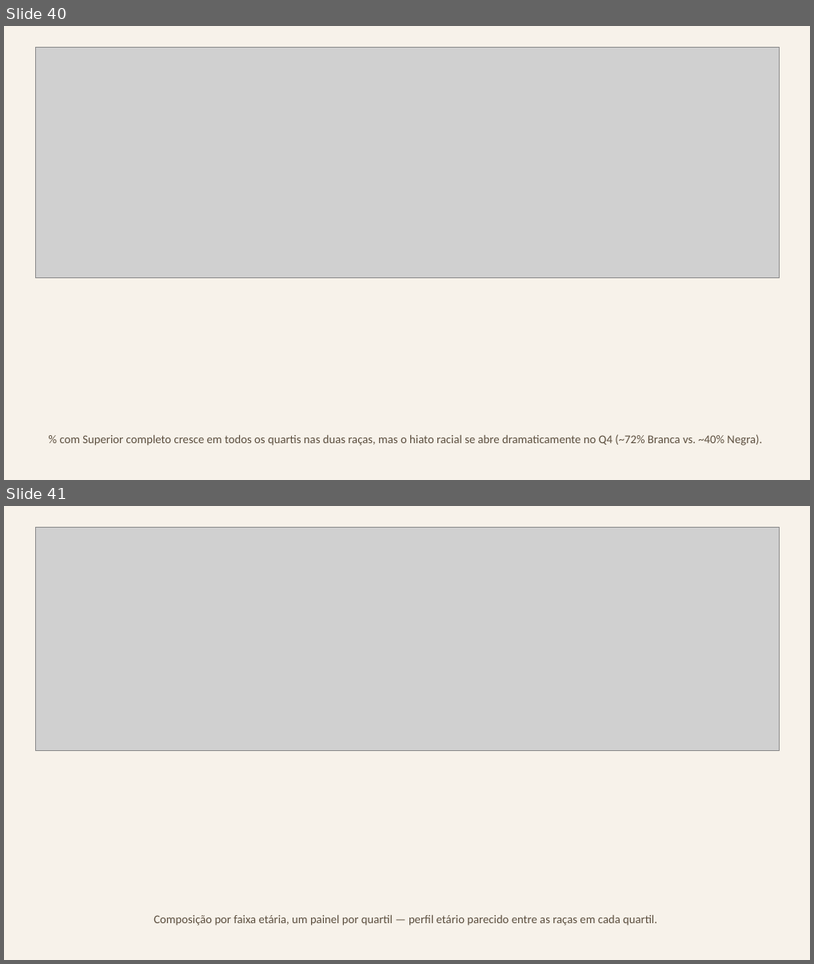
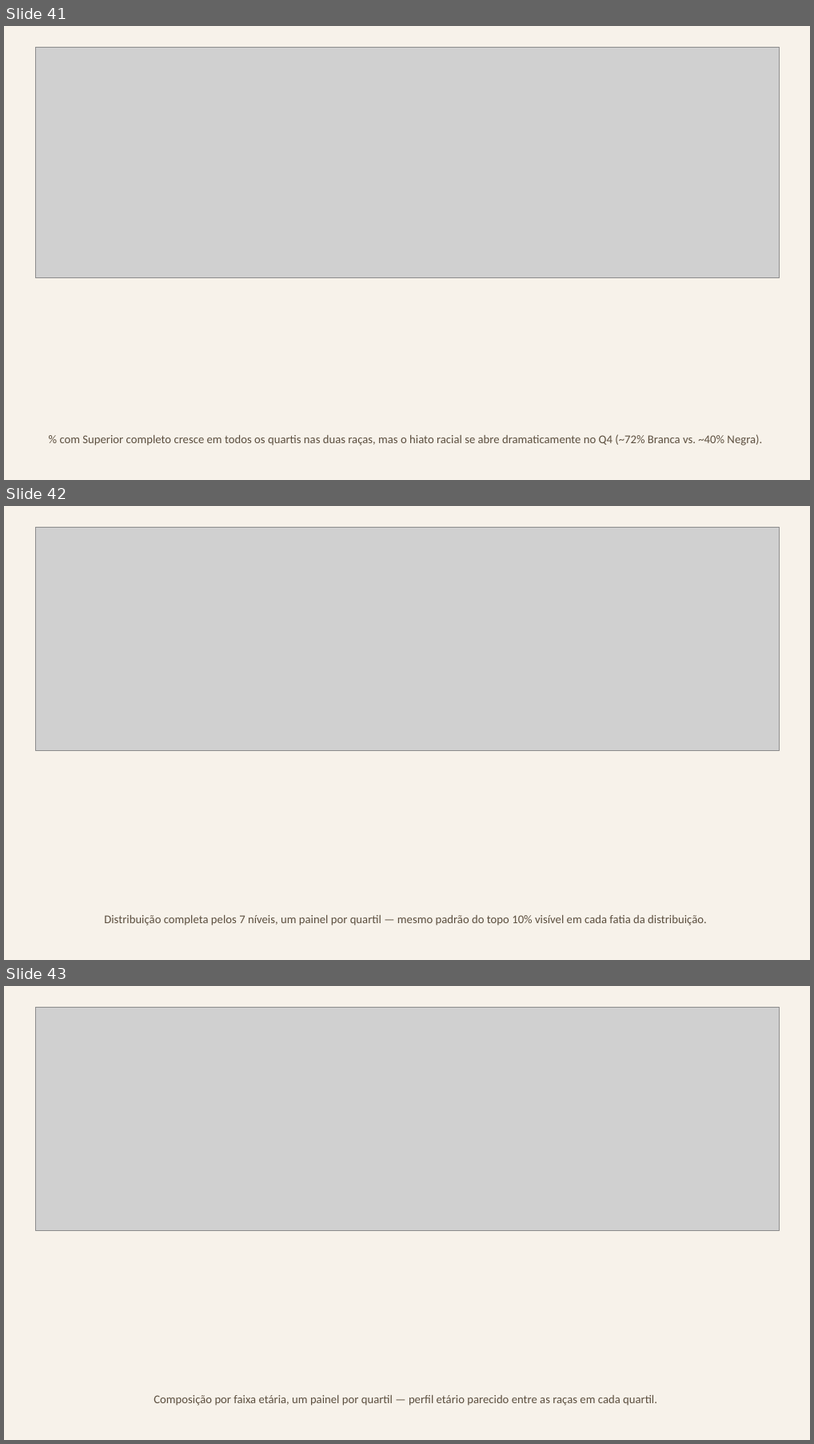
Before and after one commit to FelipeSantanaJ/Hub-Racial-Brasil, a slide deck: docs/Datahub_Racial_Brasil_Fase1.pptx. Shown one above the other, each under a label of ours: slides 40 and 41 before the commit, slides 41, 42 and 43 after it. The pictures are 814x964 and 814x1444 pixels, drawn with LibreOffice and Linux fonts; fonts in the diff are those of the drawing; grey boxes stand for pictures. Boxes give left, top, right and bottom in pixels: in the first picture for what was removed or moved away, otherwise in the second. Text is boxed around its words. In the diff, an @@ line names an element or a change of style, - is before the commit and + after.

Commit message:
Corrige gap real: escolaridade x raça x gênero só tinha Superior completo
Usuário apontou que a seção Escolaridade x Raça x Gênero só tinha 1
gráfico (Superior completo) apesar de nivel_instrucao ter 7 categorias —
diferente do padrão "combinado + um por nível" já usado corretamente em
renda_por_raca_escolaridade. Era um bug real e isolado:
grafico_escolaridade_por_raca_genero tinha "Superior completo" fixo no
código em vez de parametrizado. Corrigido: agora gera os 7 níveis.

Auditoria encontrou o mesmo padrão em dois lugares relacionados: os
snapshots de composição do topo 10% e dos quartis só rastreavam Superior
completo ao longo do tempo — os dados dos outros 6 níveis já estavam nos
parquets, só não tinham virado gráfico. Adiciona
grafico_topo10_escolaridade_composicao e
grafico_quartis_escolaridade_composicao (reaproveitando helpers genéricos
já existentes).

Achado novo: o topo 10% dos negros tem mais que o dobro de Médio completo
(23%) do que o dos brancos (10%) — quem não chega ao Superior completo
dentro do topo dos negros, na maioria das vezes, já concluiu o Médio.

87 gráficos (era 79), apresentação com 109 slides (era 101).

```diff
--- a/docs/Datahub_Racial_Brasil_Fase1.pptx
+++ b/docs/Datahub_Racial_Brasil_Fase1.pptx
@@ slide 42 added at bbox=[4, 506, 810, 960], background #F7F2EA @@
@@ picture added at bbox=[35, 527, 779, 751] @@
@@ text added at bbox=[104, 915, 707, 925], 14 pt, text #5C4F3F @@
+Distribuição completa pelos 7 níveis, um painel por quartil — mesmo padrão do topo 10% visível em cada fatia da distribuição.
@@ what was slide 40 is now slide 41 @@
@@ what was slide 41 is now slide 43 @@
```
Also in this commit, not shown: 1 slide changed, 7 other slides added, 14 other files.
